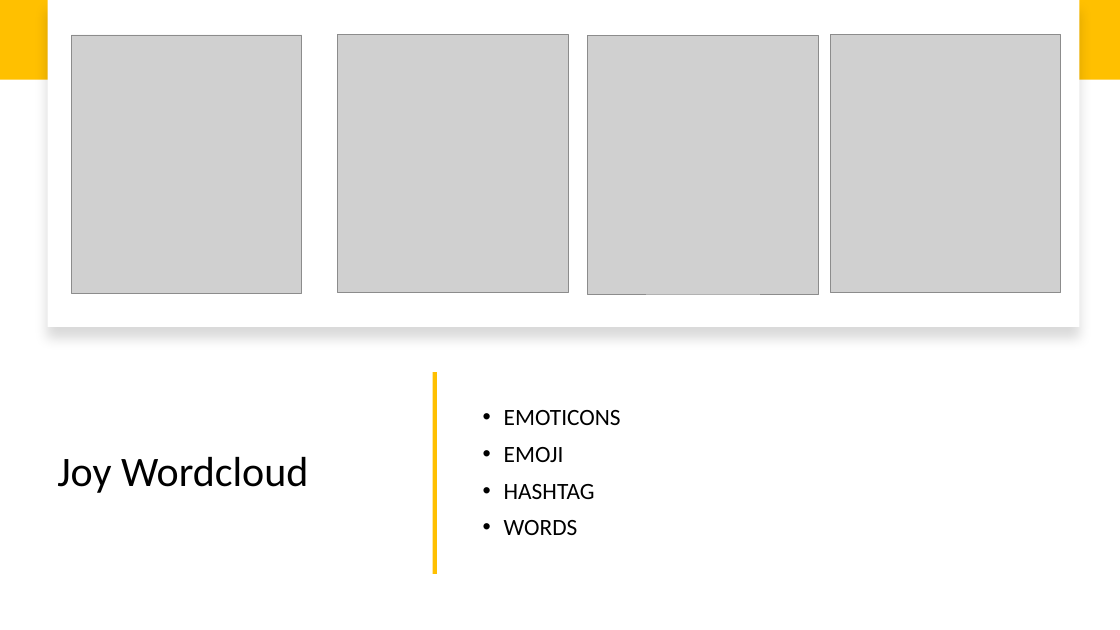
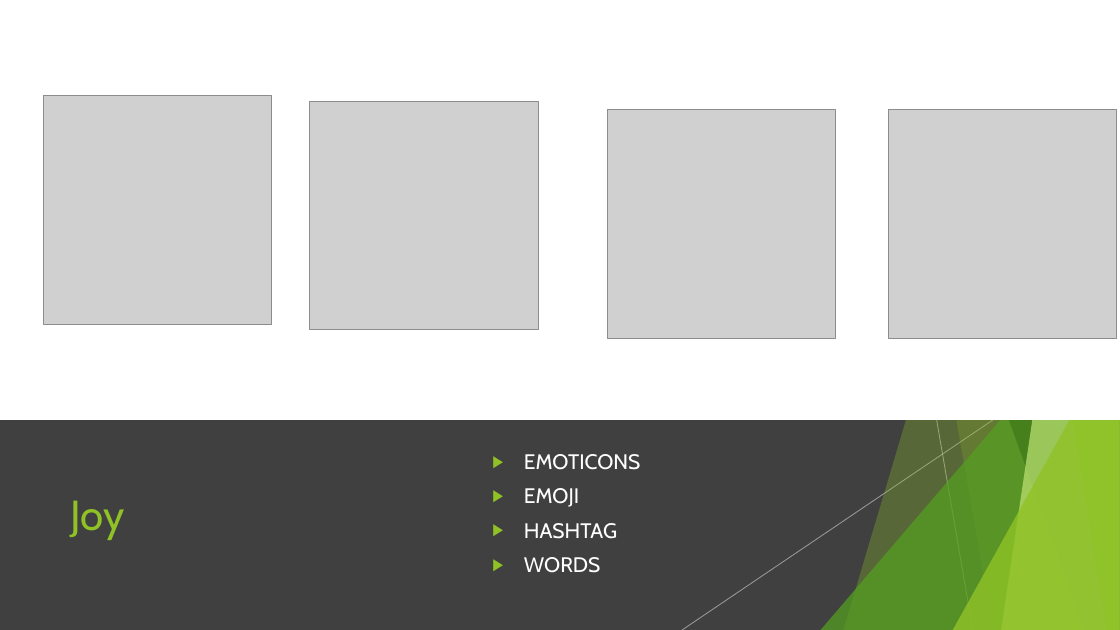
Before and after one commit to lucaMari94/mongodb-sentiment-analysis, a slide deck: slide 35 of silde/slide.pptx (slide 23 before the commit). Drawn at 1120x630 pixels with LibreOffice and Linux fonts; fonts in the diff are those of the drawing; grey boxes stand for pictures. Boxes give left, top, right and bottom in pixels: in the first picture for what was removed or moved away, otherwise in the second. Text is boxed around its words. In the diff, an @@ line names an element or a change of style, - is before the commit and + after.

```diff
--- a/silde/slide.pptx
+++ b/silde/slide.pptx
@@ rectangle: place and size @@
-rectangle at <box>48,0,1080,327</box>
+rectangle at <box>0,0,1120,420</box>
@@ rectangle at <box>0,0,1120,420</box>: shadow off @@
@@ rectangle removed at <box>0,0,1120,80</box> @@
@@ picture: place and size @@
-picture at <box>71,35,302,293</box>
+picture at <box>43,96,271,324</box>
@@ picture: place and size @@
-picture at <box>338,34,569,292</box>
+picture at <box>310,102,539,330</box>
@@ picture: place and size @@
-picture at <box>588,36,818,294</box>
+picture at <box>607,110,836,339</box>
@@ picture: place and size @@
-picture at <box>830,34,1060,292</box>
+picture at <box>889,110,1117,339</box>
@@ group added at <box>682,0,1120,630</box>: 5 freeform shapes, 2 lines, 2 triangles @@
@@ group added at <box>0,0,1120,630</box>: 5 freeform shapes, 3 triangles, 2 lines @@
@@ rectangle removed at <box>433,373,437,574</box> @@
@@ rectangle added at <box>0,420,1120,630</box>, fill #404040 @@
@@ text "EMOTICONS": place and size @@
-text "EMOTICONS" at <box>504,410,621,535</box>
+text "EMOTICONS" at <box>524,454,641,573</box>
@@ text "EMOTICONS" at <box>524,454,641,573</box>: size 20 to 18 pt, font Calibri to Cabin, text colour #000000 to #FFFFFF; bullet • to ▶ @@
@@ title at <box>71,500,125,540</box>: text changed; font Calibri to Cabin; text colour #000000 to #90C226 @@
-Joy Wordcloud
+Joy
```
Also in this commit, not shown: 22 other slides changed, 17 slides added, 5 slides removed.
